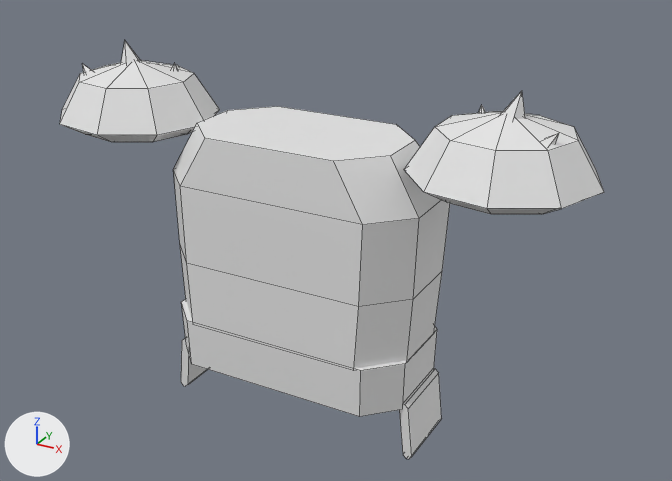
Two versions of the FBX model roblox/art/armor/armor_tier2_normal.fbx, one commit apart.
The view is the same before and after, from a 50 mm camera at (3.55, -5.94, 3.13) aimed at (0.23, 0.11, 0.11). Lighting does not change. The marker at lower left points along +X, +Y and +Z. The first picture is the older version. Mesh edges are drawn as thin lines. Where no turn or scale is listed for an object, it has been applied to the vertices.

The older version as bpy lines, for what is in view:
```python
ob_belt = bpy.data.objects.new('Belt', me_belt)
ob_belt.location = (0.0, 0.0, -0.8)
ob_chest = bpy.data.objects.new('Chest', me_chest)
ob_chest.location = (0.0, 0.0, 0.2)
ob_shoulder_l = bpy.data.objects.new('Shoulder_L', me_shoulder_l)
ob_shoulder_l.location = (-1.5, 0.0, 0.42)
ob_shoulder_l_trim = bpy.data.objects.new('Shoulder_L_Trim', me_shoulder_l_trim)
ob_shoulder_l_trim.location = (-1.5, 0.0, 0.42)
ob_shoulder_r = bpy.data.objects.new('Shoulder_R', me_shoulder_r)
ob_shoulder_r.location = (1.5, 0.0, 0.42)
ob_shoulder_r_trim = bpy.data.objects.new('Shoulder_R_Trim', me_shoulder_r_trim)
ob_shoulder_r_trim.location = (1.5, 0.0, 0.42)
```
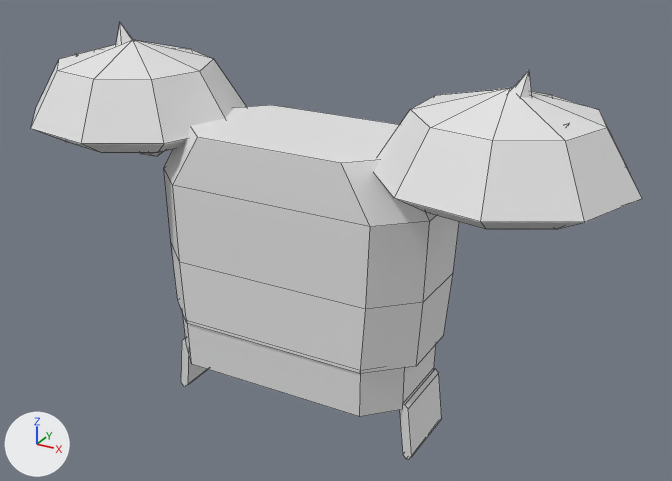
The change, as a list of edits to the scene's bpy script:
```text
Change me_shoulder_r_trim:
    used by ob_shoulder_r_trim; location = (1.5, 0.0, 0.42)
    remove me_shoulder_r_trim.from_pydata(...)  # 36 vertices, 45 faces; spans x -0.214..0.529, y -0.304..0.324, z 0.308..1.132
    add me_shoulder_r_trim.from_pydata(...)  # 36 vertices, 45 faces; spans x -0.222..0.589, y -0.304..0.324, z 0.163..1.277
    me_shoulder_r_trim part 5: all 6 vertices in x 0.048..0.258, y -0.114..0.114, z 0.861..1.132 are moved by (0.036, 0.0, 0.144)
    me_shoulder_r_trim part 6: all 6 vertices in x 0.299..0.529, y -0.294..-0.066, z 0.666..0.937 are moved by (0.059, 0.0, 0.076)
    other edits to the shape of me_shoulder_r_trim do not show in these pictures
Change me_shoulder_l:
    used by ob_shoulder_l; location = (-1.5, 0.0, 0.42)
    remove me_shoulder_l.from_pydata(...)  # 29 vertices, 36 faces; spans x -0.778..0.58, y -0.65..0.65, z 0.359..0.98
    add me_shoulder_l.from_pydata(...)  # 29 vertices, 36 faces; spans x -1.008..0.825, y -0.877..0.877, z 0.303..1.141
    me_shoulder_l part 4: the whole mesh is scaled about its middle by 1.35, then moved by (0.007, 0.0, 0.052)
Change me_shoulder_r:
    used by ob_shoulder_r; location = (1.5, 0.0, 0.42)
    remove me_shoulder_r.from_pydata(...)  # 29 vertices, 36 faces; spans x -0.538..0.82, y -0.65..0.65, z 0.359..0.98
    add me_shoulder_r.from_pydata(...)  # 29 vertices, 36 faces; spans x -0.768..1.065, y -0.877..0.877, z 0.303..1.141
    me_shoulder_r part 8: the whole mesh is scaled about its middle by 1.35, then moved by (0.007, 0.0, 0.052)
Change me_shoulder_l_trim:
    used by ob_shoulder_l_trim; location = (-1.5, 0.0, 0.42)
    remove me_shoulder_l_trim.from_pydata(...)  # 36 vertices, 45 faces; spans x -0.529..0.236, y -0.304..0.324, z 0.308..1.132
    add me_shoulder_l_trim.from_pydata(...)  # 36 vertices, 45 faces; spans x -0.589..0.245, y -0.304..0.324, z 0.163..1.277
    me_shoulder_l_trim part 1: all 6 vertices in x -0.529..-0.281, y -0.294..-0.066, z 0.68..0.937 are moved by (-0.059, 0.0, 0.076)
    me_shoulder_l_trim part 2: all 6 vertices in x -0.236..-0.026, y -0.114..0.114, z 0.866..1.132 are moved by (-0.036, 0.0, 0.144)
    me_shoulder_l_trim part 3: all 6 vertices in x -0.111..0.117, y -0.124..0.124, z 0.308..0.388 are moved by (0.036, 0.0, -0.144)
    other edits to the shape of me_shoulder_l_trim do not show in these pictures
Change me_chest:
    used by ob_chest; location = (0.0, 0.0, 0.2)
    remove me_chest.from_pydata(...)  # 32 vertices, 26 faces; spans x -1.1..1.1, y -0.56..0.66, z -0.8..0.82
    add me_chest.from_pydata(...)  # 32 vertices, 26 faces; spans x -1.19..1.19, y -0.57..0.67, z -0.8..0.82
    me_chest part 7: 32 of 32 vertices moved; they spanned x -1.1..1.1, y -0.56..0.66, z -0.8..0.82 and now span x -1.19..1.19, y -0.57..0.67, z -0.8..0.82; mean shift (0.0, 0.0, 0.0)
```

What differs and where, as boxes [x1, y1, x2, y2] in the pictures (672 x 481 px; the box of a moved part takes in the faces that stretch with it):
'Chest', reshaped (6% wider): before [173, 106, 450, 371]; after [164, 105, 459, 374]
'Shoulder_R', moved, rescaled (34% wider, 37% taller): before [404, 111, 604, 214]; after [374, 88, 642, 229]
'Shoulder_L', moved, rescaled (34% wider, 37% taller): before [60, 60, 220, 142]; after [31, 40, 246, 153]
'Shoulder_R_Trim', reshaped: before [478, 91, 559, 145]; after [510, 70, 569, 125]
'Shoulder_L_Trim', reshaped: before [83, 41, 178, 75]; after [76, 23, 162, 156]
part 1 of me_shoulder_l_trim, moved or reshaped (not visible afterwards): before [83, 64, 93, 75]
part 2 of me_shoulder_l_trim, moved or reshaped (mostly hidden): before [121, 41, 140, 64]; after [116, 23, 133, 44]
part 3 of me_shoulder_l_trim, moved or reshaped (not visible before): after [140, 152, 162, 156]
part 5 of me_shoulder_r_trim, moved or reshaped: before [501, 91, 525, 120]; after [510, 70, 532, 97]
part 6 of me_shoulder_r_trim, moved or reshaped (not visible afterwards): before [542, 133, 559, 145]
